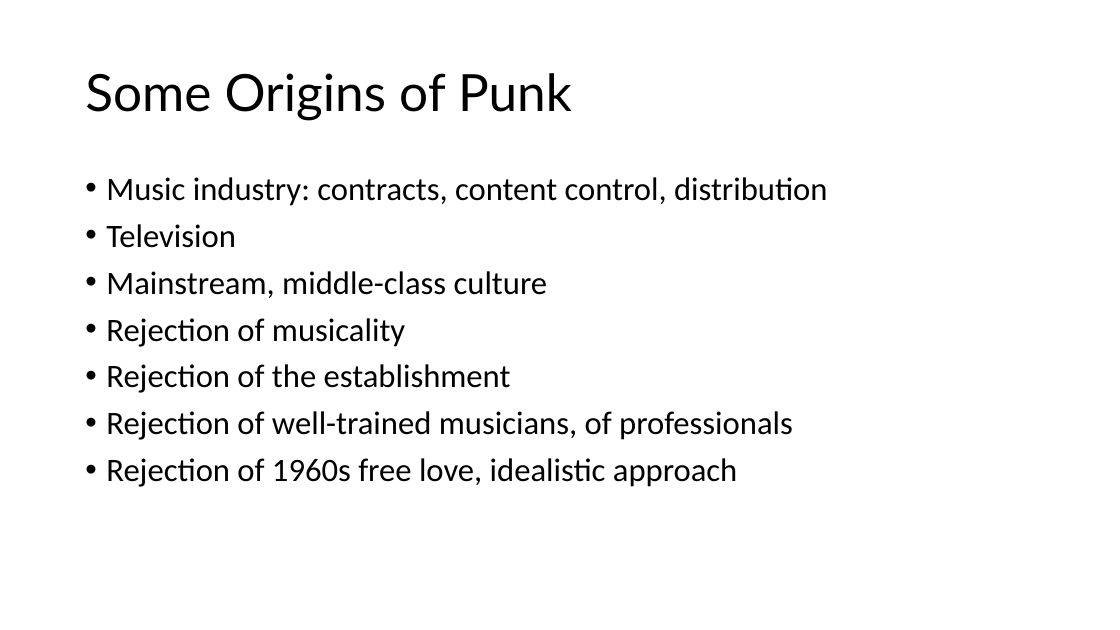
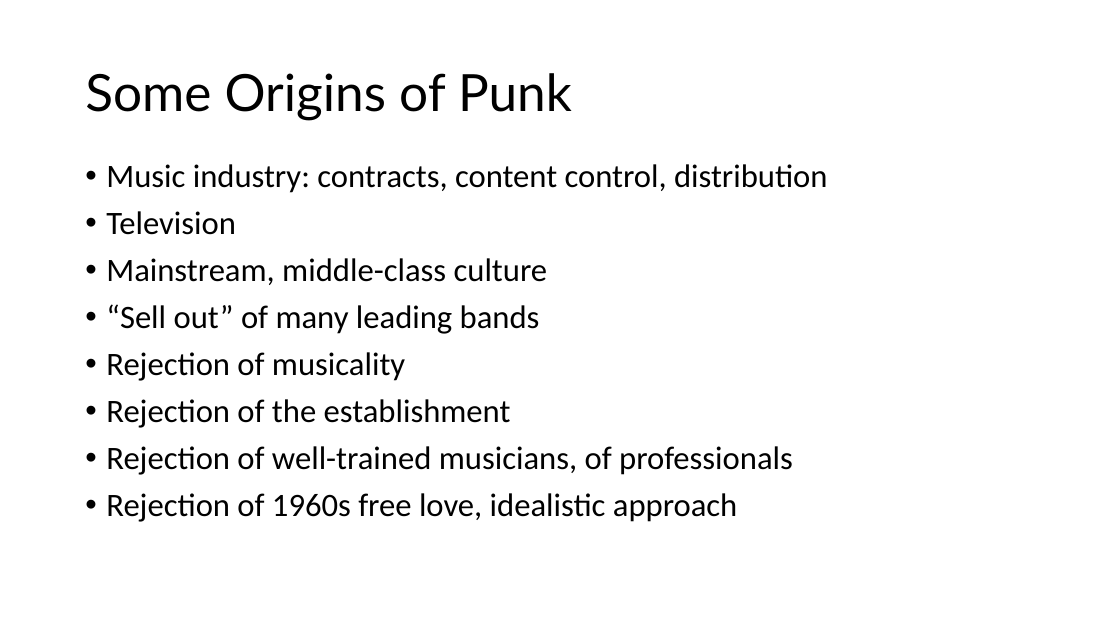
Before and after one commit to mrbaker1917/website, a slide deck: slide 2 of HSTR121/ppts/PunkRock.pptx. Drawn at 1120x630 pixels with LibreOffice and Linux fonts; fonts in the diff are those of the drawing; background and template pictures are left out. Boxes give left, top, right and bottom in pixels: in the first picture for what was removed or moved away, otherwise in the second. Text is boxed around its words. In the diff, an @@ line names an element or a change of style, - is before the commit and + after.

```diff
--- a/HSTR121/ppts/PunkRock.pptx
+++ b/HSTR121/ppts/PunkRock.pptx
@@ text "Music industry: contracts, content control, ...": place and size @@
-text "Music industry: contracts, content control, ..." at [106, 177, 828, 487]
+text "Music industry: contracts, content control, ..." at [106, 164, 828, 522]
@@ text at [106, 304, 540, 334]: paragraph added @@
+• “Sell out” of many leading bands
```
Also in this commit, not shown: 1 other slide changed.
